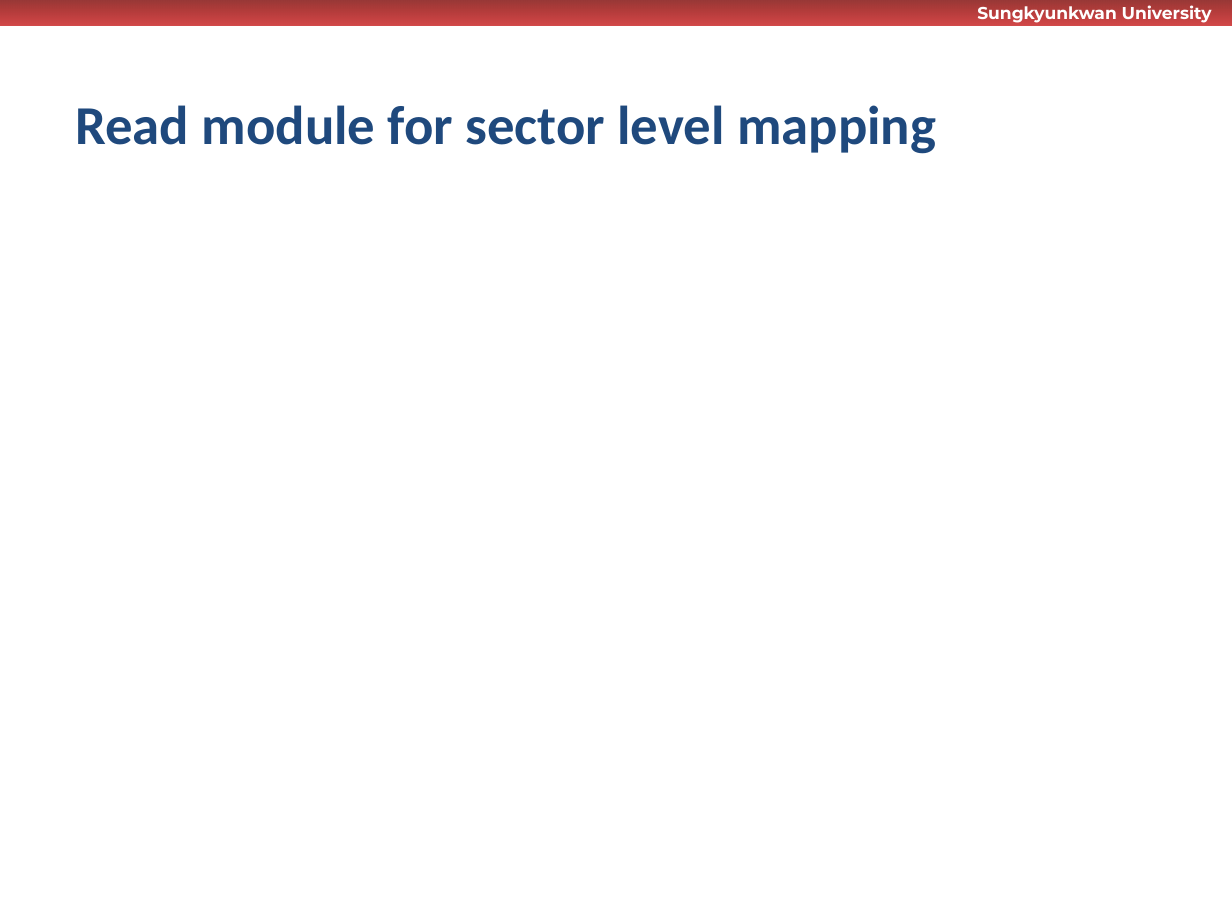
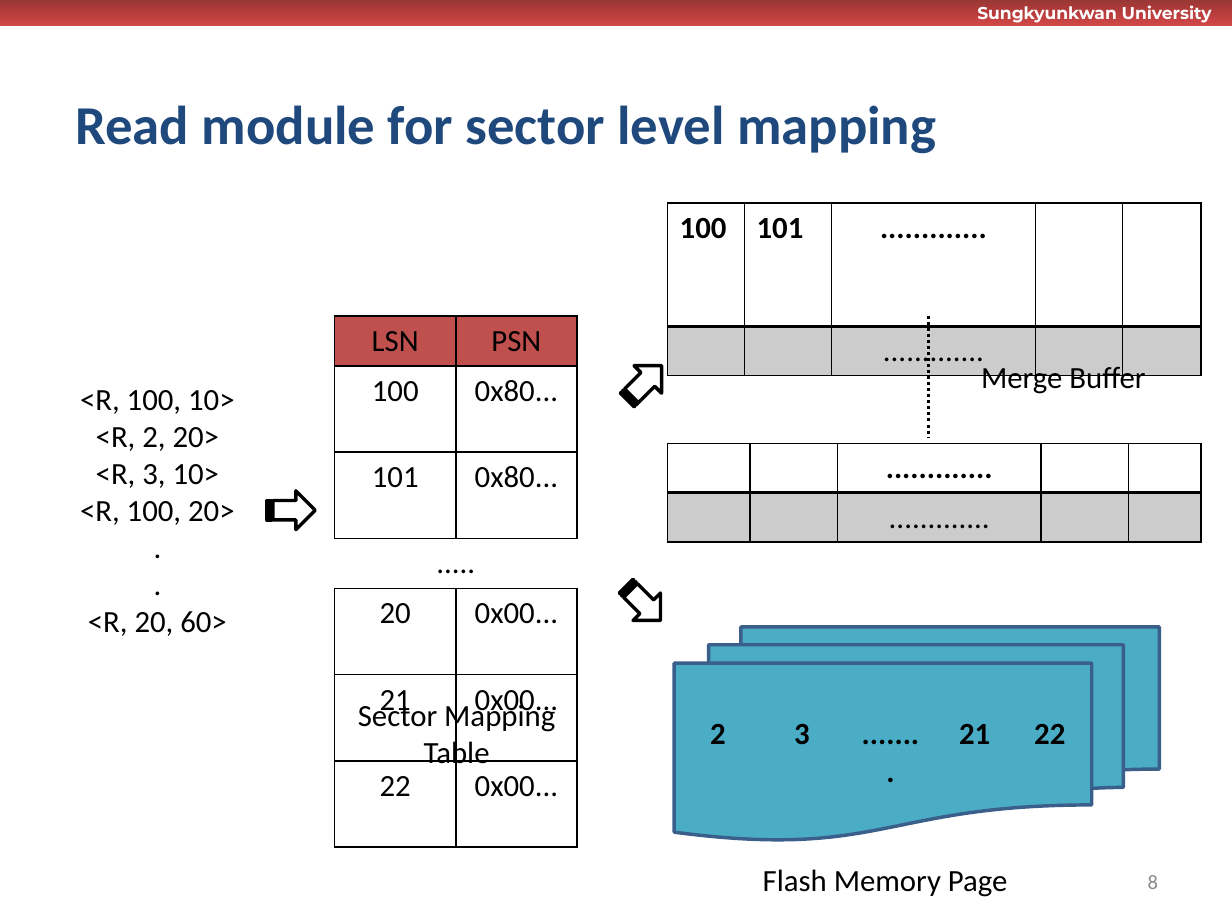
Before and after one commit to wurikiji/tutorial2-dev, a slide deck: slide 8 of docs/1차_완료_및_테스트.pptx (slide 4 before the commit). Drawn at 1232x924 pixels with LibreOffice and Linux fonts; fonts in the diff are those of the drawing; background and template pictures are left out. Boxes give left, top, right and bottom in pixels: in the first picture for what was removed or moved away, otherwise in the second. Text is boxed around its words. In the diff, an @@ line names an element or a change of style, - is before the commit and + after.

```diff
--- a/docs/1차_완료_및_테스트.pptx
+++ b/docs/1차_완료_및_테스트.pptx
@@ table added at [668, 203, 1201, 376], 2 rows, 5 columns @@
+100 | 101 | ............. |  | 
+ |  | ............. |  | 
@@ table added at [335, 315, 577, 846], 7 rows, 2 columns @@
+LSN | PSN
+100 | 0x80...
+101 | 0x80...
+..... | 
+20 | 0x00...
+21 | 0x00...
+22 | 0x00...
@@ line added from (929, 317) to (929, 437), #000000 1.75 pt dashed @@
@@ striped right arrow added at [613, 352, 674, 413], fill #FFFFFF, outline #000000 2 pt @@
@@ text added at [981, 363, 1145, 397], 18 pt, text #000000 @@
+Merge Buffer
@@ text added at [80, 390, 235, 636], 18 pt, text #000000 @@
+<R, 100, 10>
+<R, 2, 20>
+<R, 3, 10>
+<R, 100, 20>
+.
+.
+<R, 20, 60>
@@ table added at [668, 444, 1201, 542], 2 rows, 5 columns @@
+ |  | ............. |  | 
+ |  | ............. |  | 
@@ striped right arrow added at [267, 490, 315, 529], fill #FFFFFF, outline #000000 2 pt @@
@@ striped right arrow added at [613, 573, 674, 634], fill #FFFFFF, outline #000000 2 pt @@
@@ flow chart multidocument added at [674, 627, 1159, 840], fill #4BACC6, outline #3A5F8C 2 pt @@
@@ text added at [358, 701, 555, 772], 18 pt, text #000000 @@
+Sector Mapping
+Table
@@ table added at [678, 708, 1087, 795], 1 rows, 5 columns @@
+2 | 3 | ........ | 21 | 22
@@ text added at [763, 869, 1008, 897], 18 pt, text #000000 @@
+Flash Memory Page
@@ page number added at [1148, 875, 1158, 889], 12 pt, text #8C8C8C @@
+8
```
Also in this commit, not shown: 10 other slides changed, 6 slides added, 1 slide removed.
